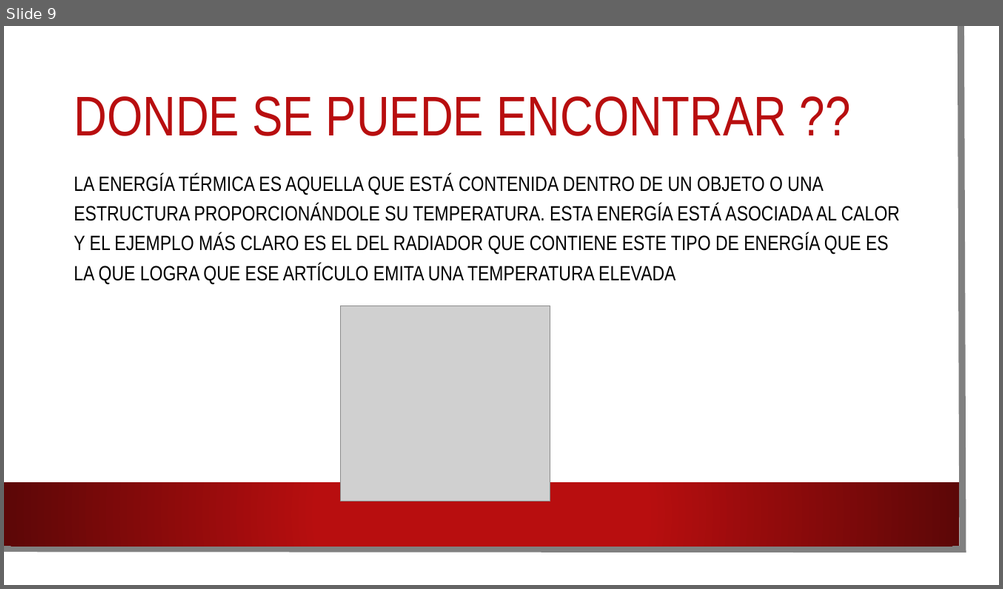
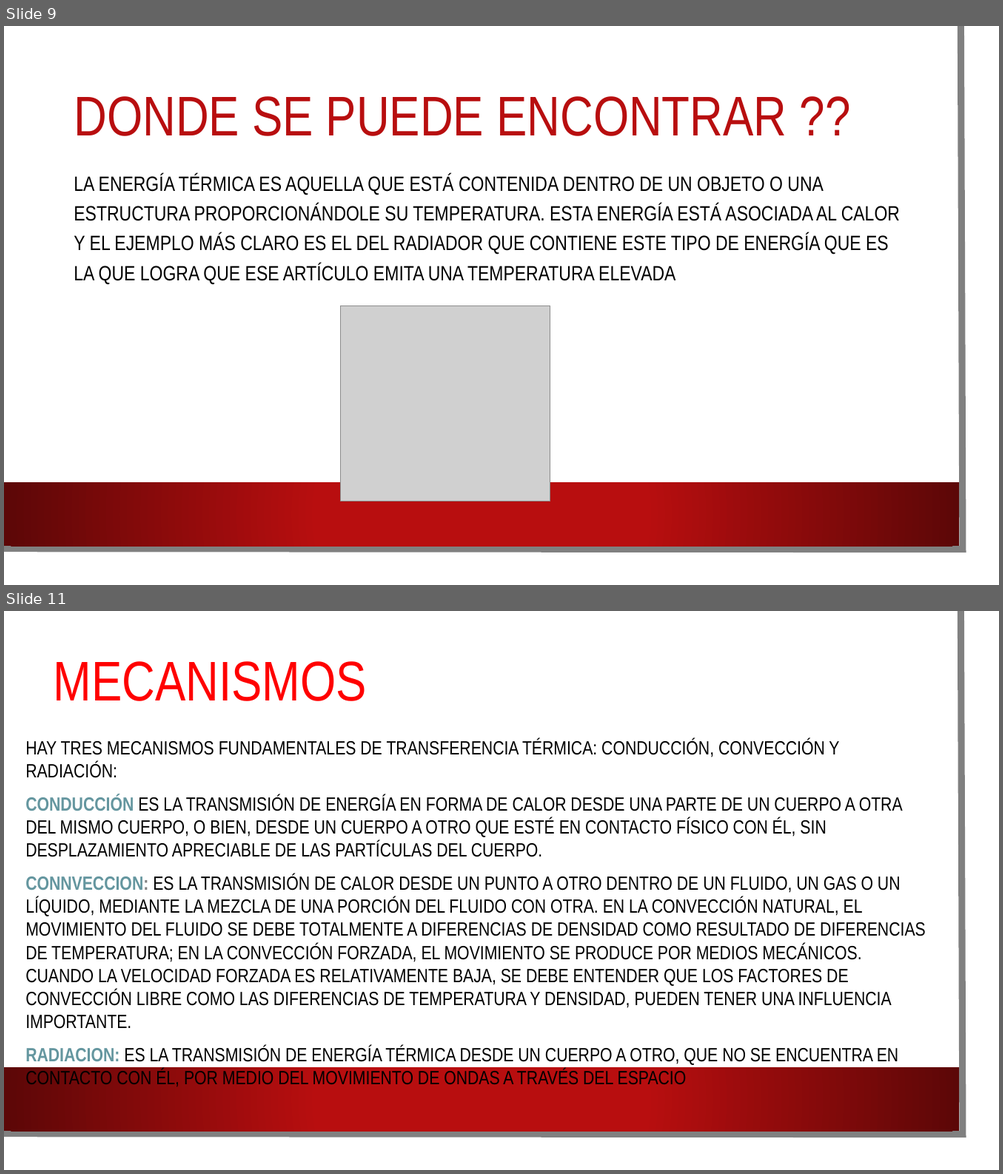
Before and after one commit to endermn9/Powerpoint, a slide deck: Energía térmica.pptx. Shown one above the other, each under a label of ours: slide 9 before the commit, slides 9 and 11 after it; the slides between them are not shown. The pictures are 1003x589 and 1003x1174 pixels, drawn with LibreOffice and Linux fonts; fonts in the diff are those of the drawing; grey boxes stand for pictures; background and template pictures are left out. Boxes give left, top, right and bottom in pixels: in the first picture for what was removed or moved away, otherwise in the second. Text is boxed around its words. In the diff, an @@ line names an element or a change of style, - is before the commit and + after.

```diff
--- a/Energía térmica.pptx
+++ b/Energía térmica.pptx
@@ slide 11 added at (4,611,999,1170), background picture (left out); not listed: 3 template elements that a slide beside it also shows @@
@@ title added at (53,661,366,701), 54 pt, text #FF0000 @@
+MECANISMOS
@@ text added at (25,738,925,1065), 18.5 pt, text #000000 @@
+HAY TRES MECANISMOS FUNDAMENTALES DE TRANSFERENCIA TÉRMICA: CONDUCCIÓN, CONVECCIÓN Y RADIACIÓN:
+CONDUCCIÓN ES LA TRANSMISIÓN DE ENERGÍA EN FORMA DE CALOR DESDE UNA PARTE DE UN CUERPO A OTRA DEL MISMO CUERPO, O BIEN, DESDE UN CUERPO A OTRO QUE ESTÉ EN CONTACTO FÍSICO CON ÉL, SIN DESPLAZAMIENTO APRECIABLE DE LAS PARTÍCULAS DEL CUERPO.
+CONNVECCION: ES LA TRANSMISIÓN DE CALOR DESDE UN PUNTO A OTRO DENTRO DE UN FLUIDO, UN GAS O UN LÍQUIDO, MEDIANTE LA MEZCLA DE UNA PORCIÓN DEL FLUIDO CON OTRA. EN LA CONVECCIÓN NATURAL, EL MOVIMIENTO DEL FLUIDO SE DEBE TOTALMENTE A DIFERENCIAS DE DENSIDAD COMO RESULTADO DE DIFERENCIAS DE TEMPERATURA; EN LA CONVECCIÓN FORZADA, EL MOVIMIENTO SE PRODUCE POR MEDIOS MECÁNICOS. CUANDO LA VELOCIDAD FORZADA ES RELATIVAMENTE BAJA, SE DEBE ENTENDER QUE LOS FACTORES DE CONVECCIÓN LIBRE COMO LAS DIFERENCIAS DE TEMPERATURA Y DENSIDAD, PUEDEN TENER UNA INFLUENCIA IMPORTANTE.
+RADIACION: ES LA TRANSMISIÓN DE ENERGÍA TÉRMICA DESDE UN CUERPO A OTRO, QUE NO SE ENCUENTRA EN CONTACTO CON ÉL, POR MEDIO DEL MOVIMIENTO DE ONDAS A TRAVÉS DEL ESPACIO
```
Also in this commit, not shown: 1 other slide added.
